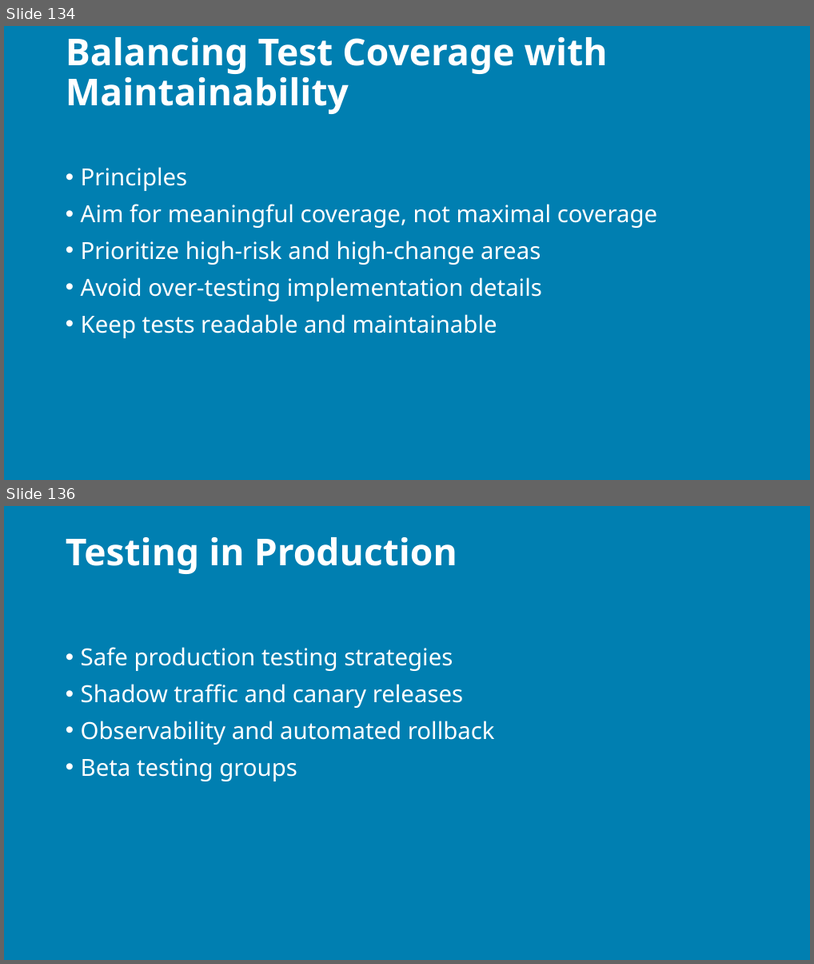
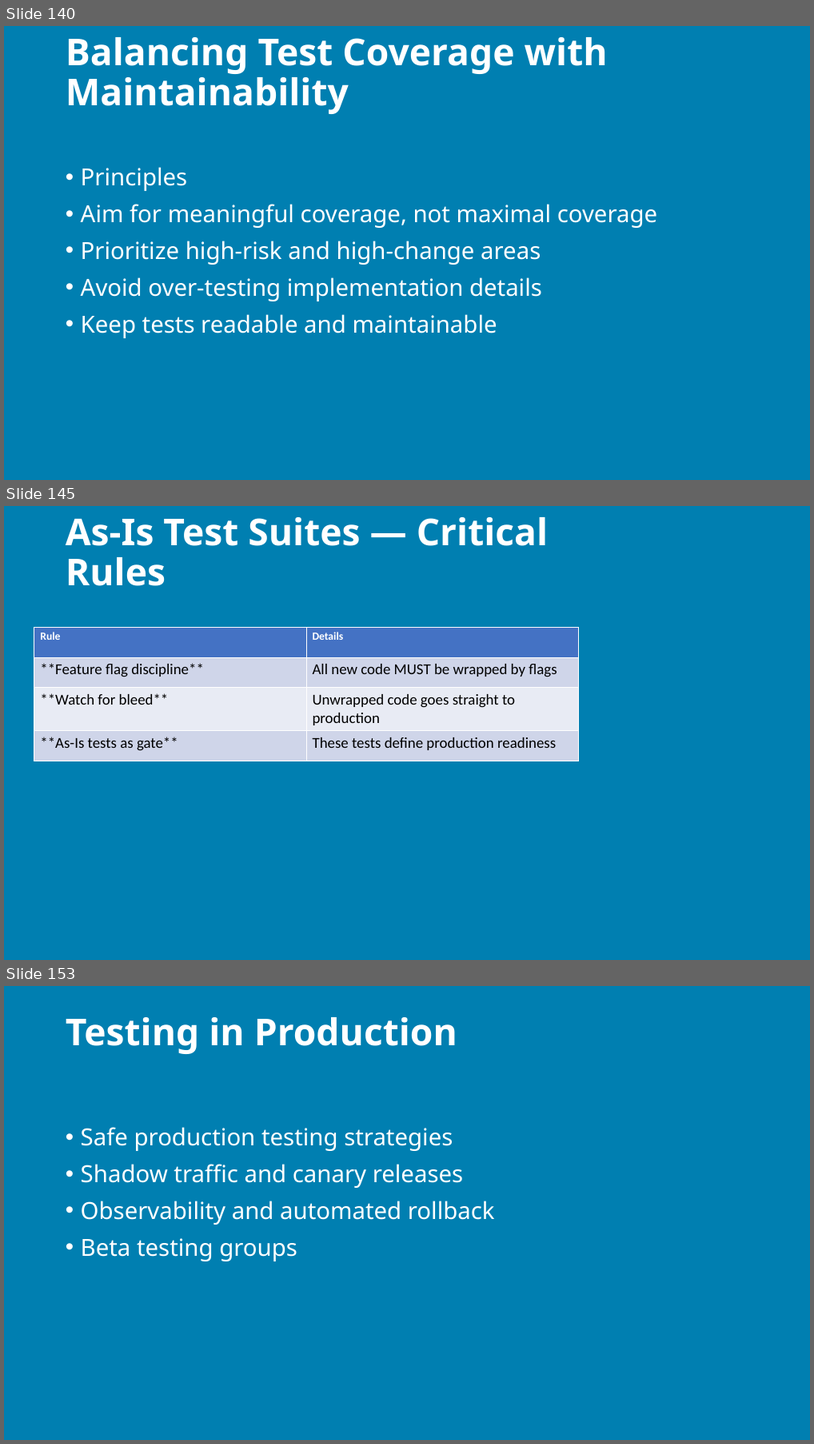
Before and after one commit to j0hnnymiller/AI-Assisted-Software-Development, a slide deck: Slides/output/aiasd-311-tuesday-draft.pptx. Shown one above the other, each under a label of ours: slides 134 and 136 before the commit, slides 140, 145 and 153 after it; the slides between them are not shown. The pictures are 814x964 and 814x1444 pixels, drawn with LibreOffice and Linux fonts; fonts in the diff are those of the drawing; background and template pictures are left out. Boxes give left, top, right and bottom in pixels: in the first picture for what was removed or moved away, otherwise in the second. Text is boxed around its words. In the diff, an @@ line names an element or a change of style, - is before the commit and + after.

```diff
--- a/Slides/output/aiasd-311-tuesday-draft.pptx
+++ b/Slides/output/aiasd-311-tuesday-draft.pptx
@@ slide 145 added at (4, 506, 810, 960), background picture (left out) @@
@@ title added at (66, 517, 548, 586), 44 pt, text #FFFFFF, bold @@
+As-Is Test Suites — Critical Rules
@@ table added at (34, 627, 578, 754), 4 rows, 2 columns @@
+Rule | Details
+**Feature flag discipline** | All new code MUST be wrapped by flags
+**Watch for bleed** | Unwrapped code goes straight to production
+**As-Is tests as gate** | These tests define production readiness
@@ what was slide 134 is now slide 140 @@
@@ what was slide 136 is now slide 153 @@
```
Also in this commit, not shown: 10 slides changed, 17 other slides added, 1 slide removed, 16 other files.
